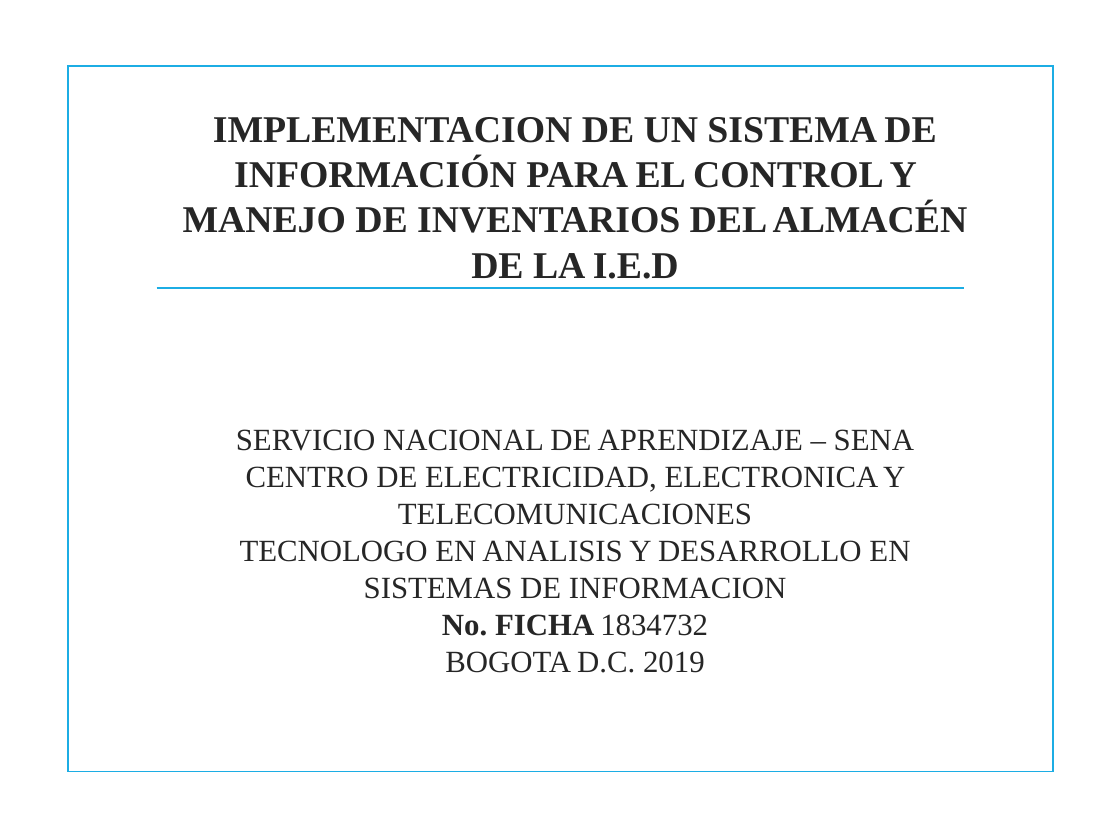
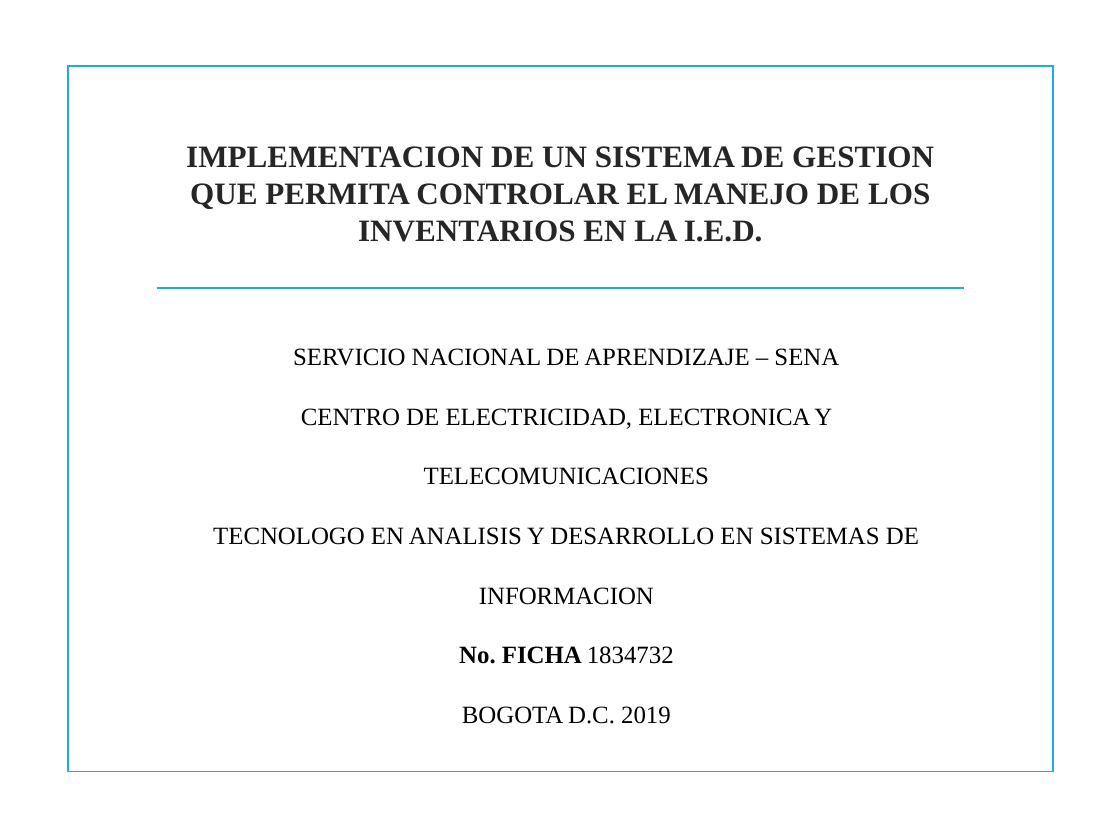
Before and after one commit to jackas779/proyecto, a slide deck: slide 1 of proyecto-4 (1).pptx (slide 2 before the commit). Drawn at 1120x840 pixels with LibreOffice and Linux fonts; fonts in the diff are those of the drawing; background and template pictures are left out. Boxes give left, top, right and bottom in pixels: in the first picture for what was removed or moved away, otherwise in the second. Text is boxed around its words. In the diff, an @@ line names an element or a change of style, - is before the commit and + after.

```diff
--- a/proyecto-4 (1).pptx
+++ b/proyecto-4 (1).pptx
@@ title added at box(186, 146, 934, 242), 20 pt, text #262626, bold @@
+IMPLEMENTACION DE UN SISTEMA DE GESTION QUE PERMITA CONTROLAR EL MANEJO DE LOS INVENTARIOS EN LA I.E.D.
@@ text "SERVICIO NACIONAL DE APRENDIZAJE – ..." at box(213, 348, 919, 724): vertical alignment middle to top @@
@@ text at box(213, 348, 919, 724): text changed; size 19.8 to 16 pt; text colour #262626 to #000000 @@
-IMPLEMENTACION DE UN SISTEMA DE INFORMACIÓN PARA EL CONTROL Y MANEJO DE INVENTARIOS DEL ALMACÉN DE LA I.E.D
-SERVICIO NACIONAL DE APRENDIZAJE – SENA
-CENTRO DE ELECTRICIDAD, ELECTRONICA Y TELECOMUNICACIONES
-TECNOLOGO EN ANALISIS Y DESARROLLO EN SISTEMAS DE INFORMACION
-No. FICHA 1834732
-BOGOTA D.C. 2019
+SERVICIO NACIONAL DE APRENDIZAJE – SENA
+CENTRO DE ELECTRICIDAD, ELECTRONICA Y TELECOMUNICACIONES
+TECNOLOGO EN ANALISIS Y DESARROLLO EN SISTEMAS DE INFORMACION
+No. FICHA 1834732
+BOGOTA D.C. 2019
```
Also in this commit, not shown: 10 other slides changed, 17 slides added, 8 slides removed.
